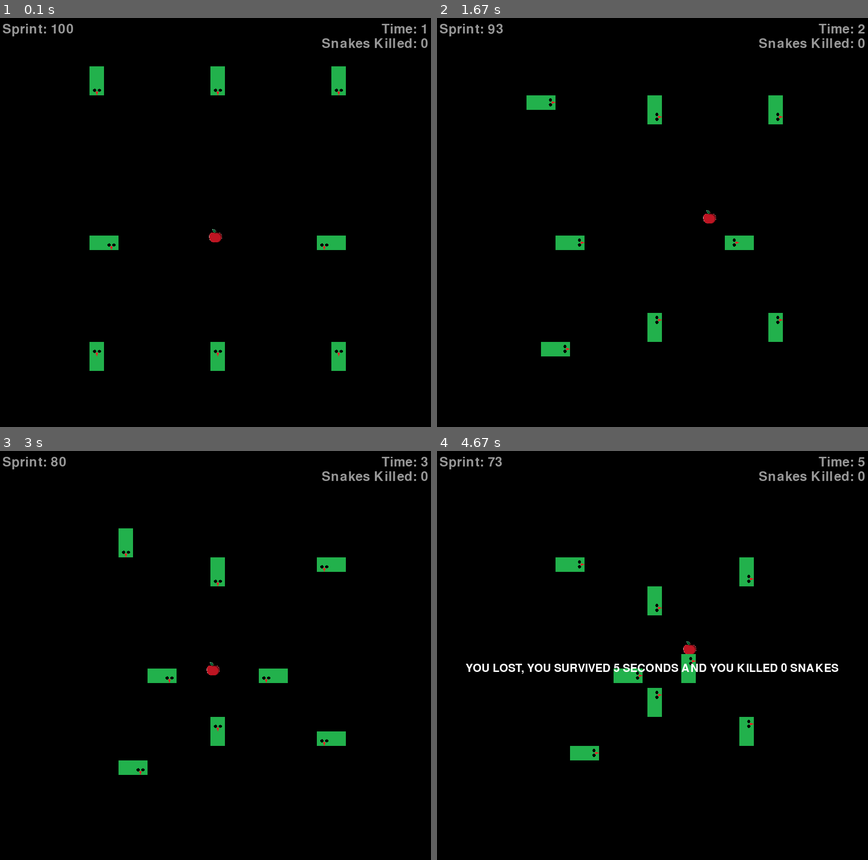
Above: before the commit, frames 1-4 (two rows, left to right).
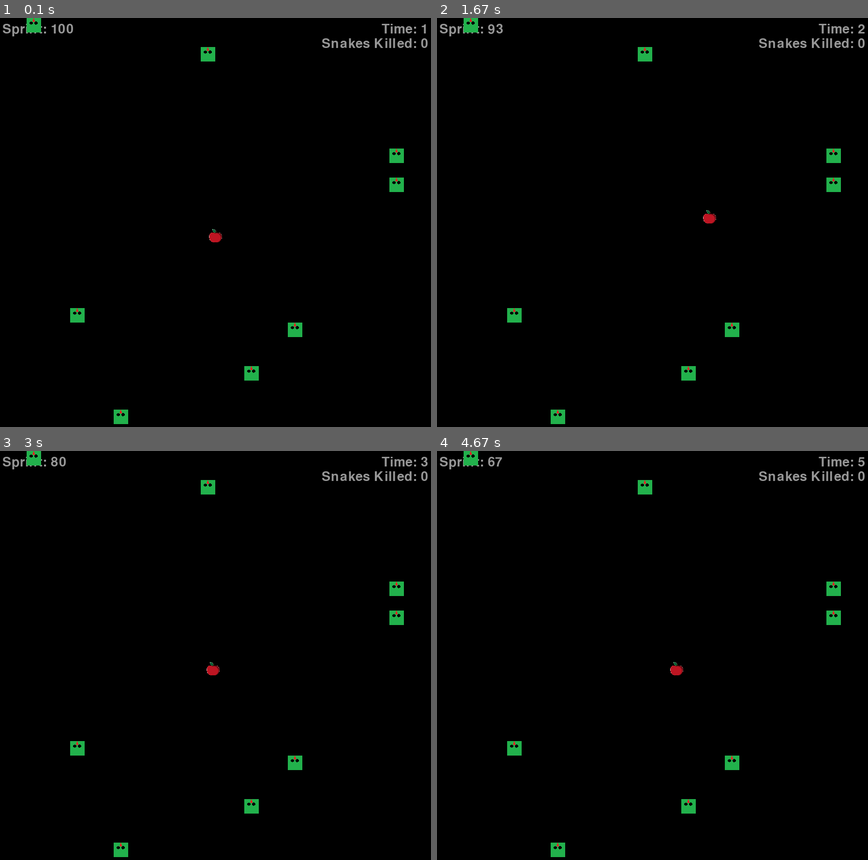
Above: after the commit, the same moments.

Repository: lorinzzz/cursed-snake-game
Game: pygame game, started from main.py
Same seed, same stepped clock (60 frames per second), same inputs: the game is played once before the commit and once after it.
Inputs:
- Up to frame 1 (0.1 s): no input
- Up to frame 2 (1.67 s): hold D 0.33-0.8 s; hold W 0.83-1.13 s; tap Shift at 0.9, 1.23, 1.53 s; hold D 1.17-1.63 s
- Up to frame 3 (3 s): hold A 1.67-2.2 s; tap Shift at 1.73, 2.03, 2.3, 2.63, 2.93 s; hold S 2.23-2.53 s; hold A 2.57-2.97 s
- Up to frame 4 (4.67 s): hold W 3-3.37 s; tap Shift at 3.07, 3.47, 3.77, 4.13, 4.53 s; hold D 3.4-4.03 s; hold S 4.07-4.43 s; hold A from 4.47 s (still down)

The runs differ from the first frame. In frame 1, 2.7% of the frame differs, in the area x 6-94%, y 0-100%; in frame 2, 2.7%; in frame 3, 2.7%; in frame 4, 3.7%.

Commit message:
snake head random spawning implemented
also shuffles lists of x and y coord so we have less than 8 snakes they'll spawn at random octants

Diff:
--- a/main.py
+++ b/main.py
@@ -32,6 +32,7 @@
 WHITE = (255,255,255)
 FORTY_FIVE_SECONDS = 2700 # 2700/60 = 45
 POWER_UP_TIME = 10000 # powers ups are only active for 10 seconds
+MAX_SNAKES = 8
 
 FOOD_DEATH_SOUND = pygame.mixer.Sound(os.path.join('Assets', 'food_death.mp3'))
 SHOOT_SOUND = pygame.mixer.Sound(os.path.join('Assets', 'shoot.mp3'))
@@ -39,6 +40,7 @@
 POISON_POWER_UP_SOUND = pygame.mixer.Sound(os.path.join('Assets', 'poison_power_up.mp3'))
 SHOOT_POWER_UP_SOUND = pygame.mixer.Sound(os.path.join('Assets', 'shoot_power_up.mp3'))
 SPRINT_POWER_UP_SOUND = pygame.mixer.Sound(os.path.join('Assets', 'sprint_power_up.mp3'))
+
 
 regen_stamina_event = pygame.USEREVENT + 1
 use_stamina_event = pygame.USEREVENT + 2
@@ -228,14 +230,52 @@
 # max of 8 snakes, maybe?
 def create_snakes(number_of_snakes, snake_length):
     snakes = []
+    snake_locations_x = []
+    snake_locations_y = []
+    x_coord, y_coord = 0, 0
     for x in range(number_of_snakes):
         snakes.append([])
-    snake_locations_x = [250, 500, 750, 250, 500, 750, 250, 750]
-    snake_locations_y = [100, 100, 100, 700, 700, 700, 450, 450]
+    for k in range(MAX_SNAKES):
+       #spawn a snake head into each octant
+        if k == 0: # octant 1
+            x_coord = 30 * random.randint(1, 9) # [30,270]
+            y_coord = 30 * random.randint(0, 9) # [0,270]
+        elif k == 1: # octant 2
+            x_coord = 30 * random.randint(10, 20) # [300,600]
+            y_coord = 30 * random.randint(0, 9) # [0,270]
+        elif k == 2: # octant 3
+            x_coord = 30 * random.randint(21, 29) # [630,870]
+            y_coord = 30 * random.randint(0, 9) # [0,270]
+        elif k == 3: # octant 4
+            x_coord = 30 * random.randint(21, 29) # [630,870]
+            y_coord = 30 * random.randint(10, 20) # [300,600]
+        elif k == 4: # octant 5
+            x_coord = 30 * random.randint(21, 29) # [630,870]
+            y_coord = 30 * random.randint(21, 29) # [630,870]
+        elif k == 5: # octant 6
+            x_coord = 30 * random.randint(10, 20) # [300,600]
+            y_coord = 30 * random.randint(21, 29) # [630,870]
+        elif k == 6: # octant 7
+            x_coord = 30 * random.randint(1, 9) # [30,270]
+            y_coord = 30 * random.randint(21, 29) # [630,870]
+        elif k == 7: # octant 8
+            x_coord = 30 * random.randint(1, 9) # [30,270]
+            y_coord = 30 * random.randint(10, 20) # [300,600]
+        snake_locations_x.append(x_coord)
+        snake_locations_y.append(y_coord)
+
+    # shuffle x and y coord lists so in case we have less than 8 snakes, they can spawn at random octants
+    # Using zip() + shuffle() + * operator to maintain list order consistency between the two
+    print(snake_locations_x, snake_locations_y)
+    temp = list(zip(snake_locations_x, snake_locations_y))
+    random.shuffle(temp)
+    snake_locations_x, snake_locations_y = zip(*temp)
+    print(snake_locations_x, snake_locations_y)
+
     for j in range(number_of_snakes):
         #snake_length = random.randit(0,5)
-        for i in range(snake_length):
-            snakes[j].append(pygame.Rect(snake_locations_x[j] - BLOCK_WIDTH - (30 * (i+1)), snake_locations_y[j], BLOCK_WIDTH, BLOCK_HEIGHT))
+        for i in range(0, snake_length):
+            snakes[j].append(pygame.Rect(snake_locations_x[j] - BLOCK_WIDTH - (30 * i), snake_locations_y[j], BLOCK_WIDTH, BLOCK_HEIGHT)) #note: this spawns them horizontally and to the left of the head
 
     return snakes
 
@@ -265,7 +305,6 @@
         if food_bullets[i].x > WIDTH or food_bullets[i].x < 0 or food_bullets[i].y > HEIGHT or food_bullets[i].y < 0:
             del food_bullets[i]
 
-
 def get_bullet_direction(keys_pressed):
     if keys_pressed[pygame.K_a]:
         bullet_direction = 270
@@ -304,7 +343,7 @@
     number_of_power_ups_dropped = 0
 
     number_of_snakes = 8
-    snake_length = 2
+    snake_length = 1
     snakes = create_snakes(number_of_snakes, snake_length)
     snakes_killed = 0
 
@@ -371,7 +410,7 @@
         if time_control % 40 == 0: # controls how fast the snake can move
             direction = snake_ai(snakes, food)
             prev_direction = direction
-            snake_movement(snakes, direction)
+            #snake_movement(snakes, direction)
 
         if time_control % 60 == 0: # add score every second
             time += 1
@@ -393,7 +432,5 @@
     main()
 
 
-
-
 # 7/18/21
 # Notes: Need to work on the spawning and AI of snakes
